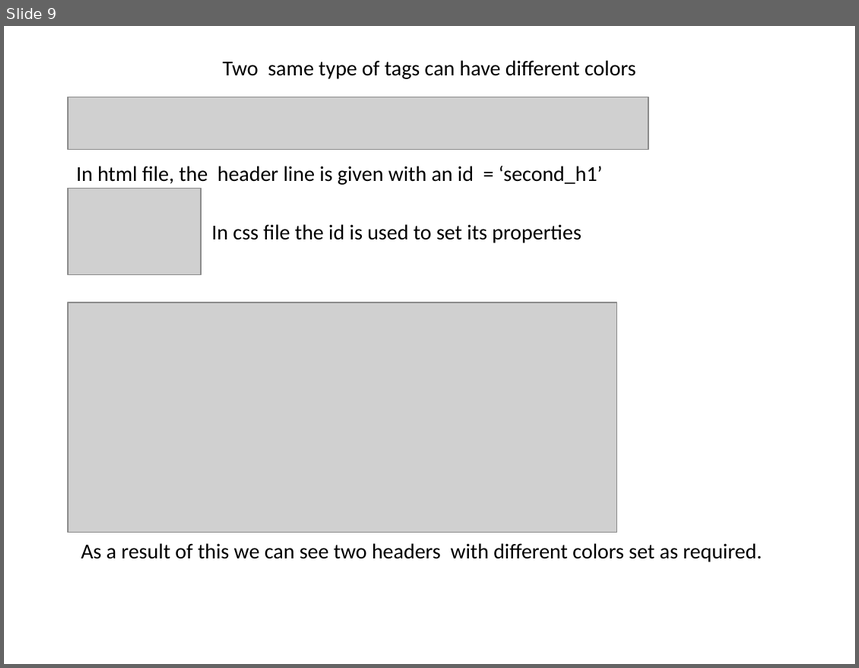
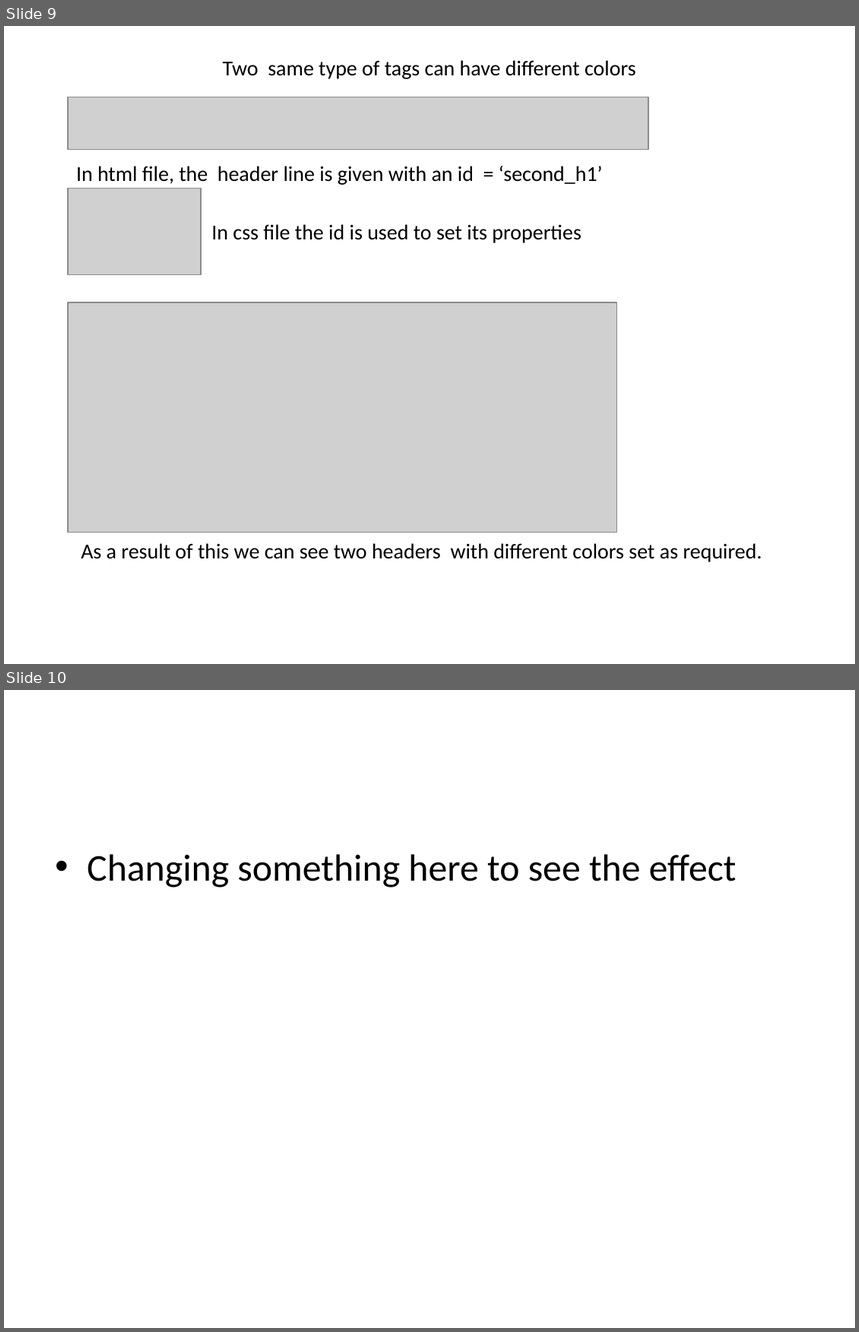
Before and after one commit to SUSREE64/WebDevelopment, a slide deck: Web Development.pptx. Shown one above the other, each under a label of ours: slide 9 before the commit, slides 9 and 10 after it. The pictures are 859x668 and 859x1332 pixels, drawn with LibreOffice and Linux fonts; fonts in the diff are those of the drawing; grey boxes stand for pictures. Boxes give left, top, right and bottom in pixels: in the first picture for what was removed or moved away, otherwise in the second. Text is boxed around its words. In the diff, an @@ line names an element or a change of style, - is before the commit and + after.

```diff
--- a/Web Development.pptx
+++ b/Web Development.pptx
@@ slide 10 added at <box>4,690,855,1328</box>, background #FFFFFF @@
@@ text added at <box>87,854,737,888</box>, 32 pt, text #000000 @@
+• Changing something here to see the effect
```
